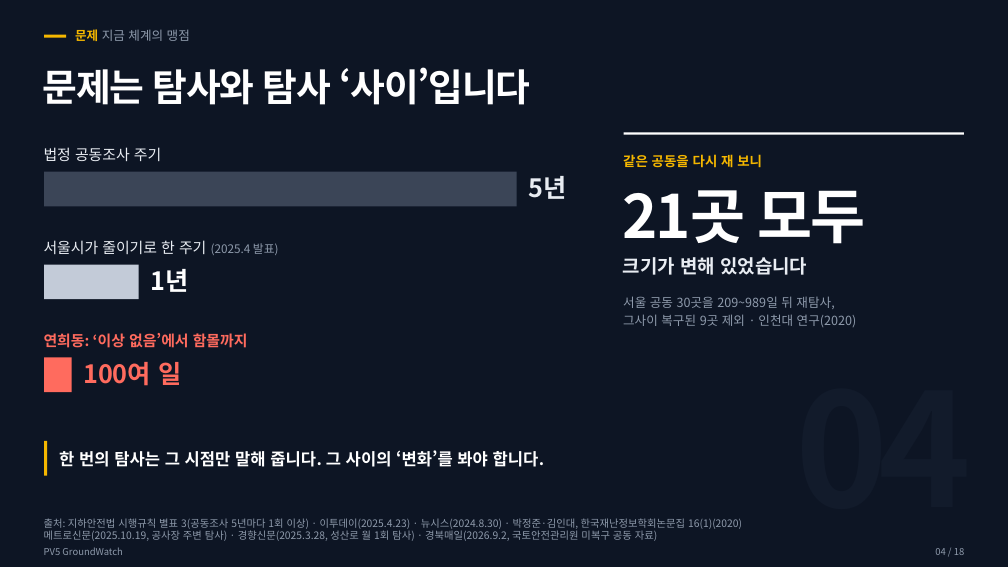
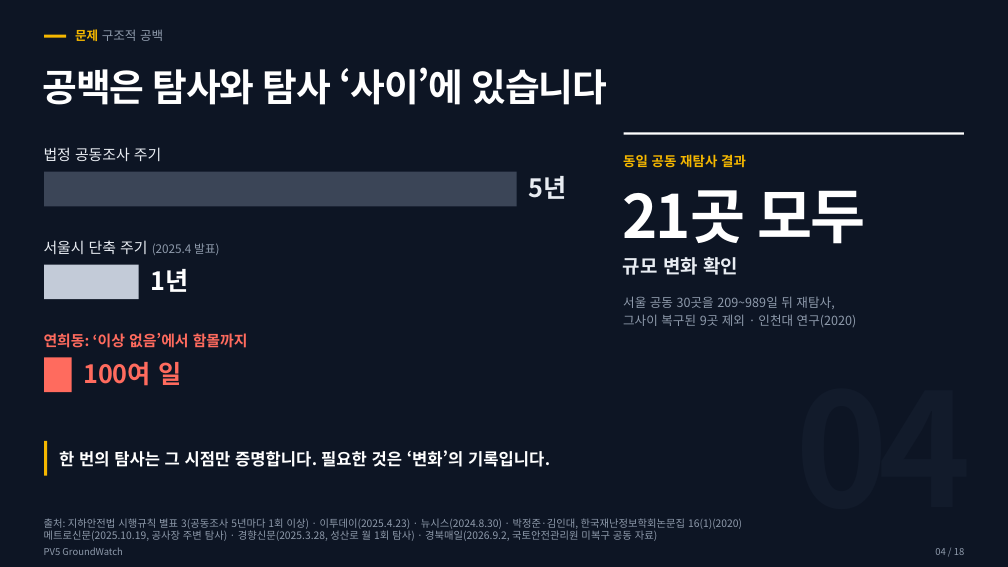
Before and after one commit to woojin-choe/pv5-hose-lab, a slide deck: slide 4 of ppt_all/PV5_GroundWatch_10_26.pptx. Drawn at 1008x567 pixels with LibreOffice and Linux fonts; fonts in the diff are those of the drawing. Boxes give left, top, right and bottom in pixels: in the first picture for what was removed or moved away, otherwise in the second. Text is boxed around its words. In the diff, an @@ line names an element or a change of style, - is before the commit and + after.

```diff
--- a/ppt_all/PV5_GroundWatch_10_26.pptx
+++ b/ppt_all/PV5_GroundWatch_10_26.pptx
@@ text at [75,29,163,41]: text changed @@
-문제 지금 체계의 맹점
+문제 구조적 공백
@@ text at [43,67,608,105]: text changed @@
-문제는 탐사와 탐사 ‘사이’입니다
+공백은 탐사와 탐사 ‘사이’에 있습니다
@@ text at [623,154,746,168]: text changed @@
-같은 공동을 다시 재 보니
+동일 공동 재탐사 결과
@@ text at [44,240,220,255]: text changed; size 14.2 to 11.2 pt; text colour #E8ECF2 to #8E9AAB @@
-서울시가 줄이기로 한 주기 (2025.4 발표)
+서울시 단축 주기 (2025.4 발표)
@@ text at [623,257,738,275]: text changed @@
-크기가 변해 있었습니다
+규모 변화 확인
@@ text at [59,450,550,467]: text changed @@
-한 번의 탐사는 그 시점만 말해 줍니다. 그 사이의 ‘변화’를 봐야 합니다.
+한 번의 탐사는 그 시점만 증명합니다. 필요한 것은 ‘변화’의 기록입니다.
```
Also in this commit, not shown: 15 other slides changed, 21 other files.
